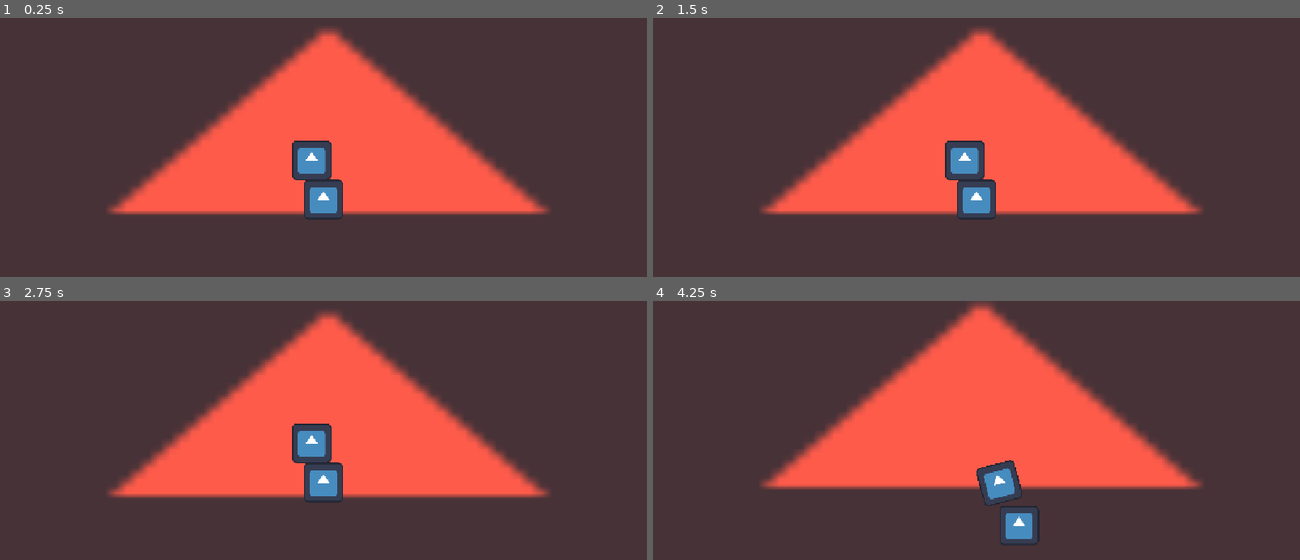
Above: before the commit, frames 1-4 (two rows, left to right).
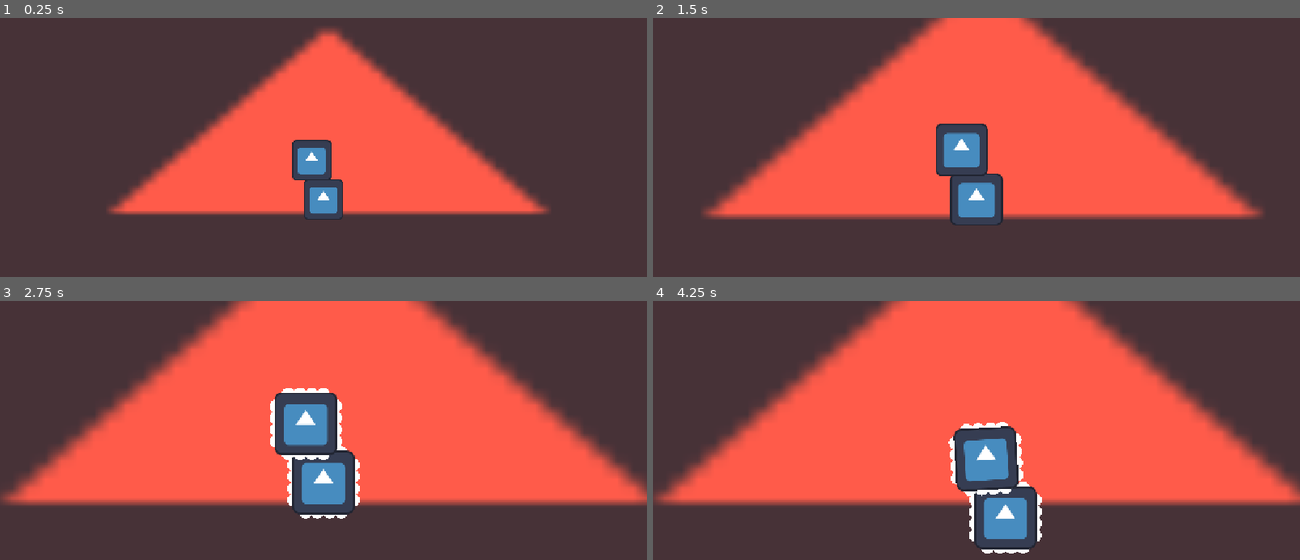
Above: after the commit, the same moments.

Repository: MBerkayY33/Gaypcan
Game: Godot game, scene res://Scenes/world.tscn
The game is run twice, just before and just after one commit, with the same random seed, the same clock (stepped at 60 frames per second) and the same inputs. The engine's default icon, where the game draws it, is replaced by a stand-in: a white triangle on a blue panel in a dark square.
Inputs (mouse positions are in pixels of both pictures, inside the frame that each line leads up to):
- Up to frame 1 (0.25 s): no input
- Up to frame 2 (1.5 s): tap Enter at 0.5 s; move the mouse to (1118, 181) at 0.52 s; tap E at 0.6, 1.35 s; click (1118, 181) at 0.67 s; move the mouse to (847, 217) at 1.27 s; click (847, 217) at 1.42 s
- Up to frame 3 (2.75 s): move the mouse to (388, 402) at 2.02 s; tap E at 2.1 s; click (388, 402) at 2.17 s
- Up to frame 4 (4.25 s): move the mouse to (944, 554) at 2.77 s; tap E at 2.85, 3.6 s; click (944, 554) at 2.92 s; move the mouse to (1170, 536) at 3.52 s; click (1170, 536) at 3.67 s

The runs differ from the first frame. In frame 1, 0.1% of the frame differs, in the area x 45-53%, y 47-78%; in frame 2, 21%; in frame 3, 36%, in the area x 0-100%, y 0-85%; in frame 4, 36%.

Commit message:
Canlı tasarlama editörü eklendi

Diff:
--- a/Scenes/body_part.tscn
+++ b/Scenes/body_part.tscn
@@ -5,6 +5,98 @@
 
 [sub_resource type="RectangleShape2D" id="RectangleShape2D_body"]
 size = Vector2(70, 70)
+
+[sub_resource type="Animation" id="Animation_mudx1"]
+length = 0.001
+tracks/0/type = "value"
+tracks/0/imported = false
+tracks/0/enabled = true
+tracks/0/path = NodePath("Sprite2D:scale")
+tracks/0/interp = 1
+tracks/0/loop_wrap = true
+tracks/0/keys = {
+"times": PackedFloat32Array(0),
+"transitions": PackedFloat32Array(1),
+"update": 0,
+"values": [Vector2(0.55, 0.55)]
+}
+tracks/1/type = "value"
+tracks/1/imported = false
+tracks/1/enabled = true
+tracks/1/path = NodePath("Sprite2D:modulate")
+tracks/1/interp = 1
+tracks/1/loop_wrap = true
+tracks/1/keys = {
+"times": PackedFloat32Array(0),
+"transitions": PackedFloat32Array(1),
+"update": 0,
+"values": [Color(1, 1, 1, 1)]
+}
+
+[sub_resource type="Animation" id="Animation_yghe4"]
+resource_name = "idle"
+length = 2.0
+loop_mode = 1
+tracks/0/type = "value"
+tracks/0/imported = false
+tracks/0/enabled = true
+tracks/0/path = NodePath("Sprite2D:scale")
+tracks/0/interp = 1
+tracks/0/loop_wrap = true
+tracks/0/keys = {
+"times": PackedFloat32Array(0, 1.01, 2),
+"transitions": PackedFloat32Array(1, 1, 1),
+"update": 0,
+"values": [Vector2(0.55, 0.55), Vector2(0.6, 0.6), Vector2(0.55, 0.55)]
+}
+tracks/1/type = "value"
+tracks/1/imported = false
+tracks/1/enabled = true
+tracks/1/path = NodePath("Sprite2D:modulate")
+tracks/1/interp = 1
+tracks/1/loop_wrap = true
+tracks/1/keys = {
+"times": PackedFloat32Array(0),
+"transitions": PackedFloat32Array(1),
+"update": 0,
+"values": [Color(1, 1, 1, 1)]
+}
+
+[sub_resource type="Animation" id="Animation_vgybq"]
+resource_name = "walk"
+length = 2.0333333
+loop_mode = 1
+tracks/0/type = "value"
+tracks/0/imported = false
+tracks/0/enabled = true
+tracks/0/path = NodePath("Sprite2D:scale")
+tracks/0/interp = 1
+tracks/0/loop_wrap = true
+tracks/0/keys = {
+"times": PackedFloat32Array(0, 0.99, 2.02),
+"transitions": PackedFloat32Array(1, 1, 1),
+"update": 0,
+"values": [Vector2(0.55, 0.55), Vector2(0.8, 0.8), Vector2(0.5531949, 0.5531949)]
+}
+tracks/1/type = "value"
+tracks/1/imported = false
+tracks/1/enabled = true
+tracks/1/path = NodePath("Sprite2D:modulate")
+tracks/1/interp = 1
+tracks/1/loop_wrap = true
+tracks/1/keys = {
+"times": PackedFloat32Array(0, 0.99, 1.99),
+"transitions": PackedFloat32Array(1, 1, 1),
+"update": 0,
+"values": [Color(1, 1, 1, 1), Color(1, 0.26666668, 1, 1), Color(1, 0.96954215, 1, 1)]
+}
+
+[sub_resource type="AnimationLibrary" id="AnimationLibrary_daw41"]
+_data = {
+&"RESET": SubResource("Animation_mudx1"),
+&"idle": SubResource("Animation_yghe4"),
+&"walk": SubResource("Animation_vgybq")
+}
 
 [node name="BodyPart" type="RigidBody2D" unique_id=1913924471]
 gravity_scale = 0.0
@@ -16,6 +108,9 @@
 
 [node name="CollisionShape2D" type="CollisionShape2D" parent="." unique_id=1026719464]
 shape = SubResource("RectangleShape2D_body")
+
+[node name="AnimationPlayer" type="AnimationPlayer" parent="." unique_id=987654322]
+libraries/ = SubResource("AnimationLibrary_daw41")
 
 [node name="Joints" type="Node2D" parent="." unique_id=982682196]
 
--- a/Scenes/gaypcan.tscn
+++ b/Scenes/gaypcan.tscn
@@ -4,59 +4,10 @@
 [ext_resource type="PackedScene" uid="uid://clwtp6g4utiox" path="res://Scenes/body_part.tscn" id="2_ys7nj"]
 [ext_resource type="Script" uid="uid://drrjusv4bd5to" path="res://Scripts/Gaypcan/states/idle_state.gd" id="3_idle"]
 [ext_resource type="Script" uid="uid://bxo0cw8v38rwe" path="res://Scripts/Gaypcan/states/walk_state.gd" id="4_walk"]
+[ext_resource type="Script" uid="uid://cv66nckcpsmbs" path="res://Scripts/Core/ingame_editor.gd" id="5_editor"]
 
 [sub_resource type="RectangleShape2D" id="RectangleShape2D_yf5fn"]
 size = Vector2(63.51, 20)
-
-[sub_resource type="Animation" id="Animation_ys7nj"]
-length = 0.001
-
-[sub_resource type="Animation" id="Animation_ywcne"]
-resource_name = "idle"
-length = 2.0
-loop_mode = 1
-markers = [{
-"color": Color(1, 1, 1, 1),
-"name": &"new_marker_2",
-"time": -1.3666667
-}]
-
-[sub_resource type="Animation" id="Animation_rxur6"]
-resource_name = "walk"
-loop_mode = 1
-
-[sub_resource type="AnimationLibrary" id="AnimationLibrary_ys7nj"]
-_data = {
-&"RESET": SubResource("Animation_ys7nj"),
-&"idle": SubResource("Animation_ywcne"),
-&"walk": SubResource("Animation_rxur6")
-}
-
-[sub_resource type="AnimationNodeAnimation" id="AnimationNodeAnimation_ywcne"]
-animation = &"idle"
-
-[sub_resource type="AnimationNodeAnimation" id="AnimationNodeAnimation_ys7nj"]
-animation = &"walk"
-
-[sub_resource type="AnimationNodeStateMachineTransition" id="AnimationNodeStateMachineTransition_rxur6"]
-xfade_time = 0.2
-advance_mode = 2
-
-[sub_resource type="AnimationNodeStateMachineTransition" id="AnimationNodeStateMachineTransition_idle_to_walk"]
-xfade_time = 0.2
-
-[sub_resource type="AnimationNodeStateMachineTransition" id="AnimationNodeStateMachineTransition_walk_to_idle"]
-xfade_time = 0.2
-
-[sub_resource type="AnimationNodeStateMachine" id="AnimationNodeStateMachine_pwnhl"]
-states/End/position = Vector2(825, 100)
-states/Start/position = Vector2(128, 100)
-states/idle/node = SubResource("AnimationNodeAnimation_ywcne")
-states/idle/position = Vector2(445, 100)
-states/walk/node = SubResource("AnimationNodeAnimation_ys7nj")
-states/walk/position = Vector2(593.1838, 100)
-transitions = ["Start", "idle", SubResource("AnimationNodeStateMachineTransition_rxur6"), "idle", "walk", SubResource("AnimationNodeStateMachineTransition_idle_to_walk"), "walk", "idle", SubResource("AnimationNodeStateMachineTransition_walk_to_idle")]
-graph_offset = Vector2(-87.816216, 0)
 
 [node name="Gaypcan" type="CharacterBody2D" unique_id=1344987193]
 script = ExtResource("1_ywcne")
@@ -68,13 +19,6 @@
 [node name="ZeminKontrol" type="ShapeCast2D" parent="CevreKontrol" unique_id=139933779]
 shape = SubResource("RectangleShape2D_yf5fn")
 target_position = Vector2(1, 41)
-
-[node name="AnimationPlayer" type="AnimationPlayer" parent="." unique_id=1593886793]
-libraries/ = SubResource("AnimationLibrary_ys7nj")
-
-[node name="AnimationTree" type="AnimationTree" parent="." unique_id=1382481616]
-tree_root = SubResource("AnimationNodeStateMachine_pwnhl")
-anim_player = NodePath("../AnimationPlayer")
 
 [node name="Camera2D" type="Camera2D" parent="." unique_id=1413804993]
 position_smoothing_enabled = true
@@ -95,3 +39,6 @@
 
 [node name="Walk" type="Node" parent="States" unique_id=618731249]
 script = ExtResource("4_walk")
+
+[node name="IngameEditor" type="Node" parent="." unique_id=987654321]
+script = ExtResource("5_editor")
--- a/Scripts/Core/body_part.gd
+++ b/Scripts/Core/body_part.gd
@@ -4,7 +4,59 @@
 ## Modüler Vücut Parçası — 16 Bağlantı Noktalı Fiziksel Parça
 ## Her kenarında 4 adet eklem (PinJoint2D) bulunur.
 ## Inspector'dan hedef parçaları atayarak fiziksel bağlantı kurabilirsiniz.
+## Inspector'dan hedef parçaları atayarak fiziksel bağlantı kurabilirsiniz.
 ## Editable Children açmanıza gerek yoktur.
+
+signal slot_clicked(body_part: Node, slot_name: String)
+
+var is_ingame_editor_active: bool = false:
+	set(v):
+		is_ingame_editor_active = v
+		queue_redraw()
+
+var _all_joints = [
+	"Top_1", "Top_2", "Top_3", "Top_4",
+	"Bottom_1", "Bottom_2", "Bottom_3", "Bottom_4",
+	"Left_1", "Left_2", "Left_3", "Left_4",
+	"Right_1", "Right_2", "Right_3", "Right_4"
+]
+
+# ==========================================
+# OYUN İÇİ EDİTÖR ÇİZİMİ VE TIKLAMA
+# ==========================================
+func _draw() -> void:
+	if not is_ingame_editor_active:
+		return
+
+	for j_name in _all_joints:
+		var joint = get_node_or_null("Joints/" + j_name)
+		if not joint:
+			continue
+
+		var target_path = get(j_name.to_lower())
+		var is_connected = target_path != null and not target_path.is_empty()
+
+		var color = Color.RED if is_connected else Color.WHITE
+		draw_circle(joint.position, 8.0, color)
+
+func _unhandled_input(event: InputEvent) -> void:
+	if not is_ingame_editor_active:
+		return
+
+	if event is InputEventMouseButton and event.pressed and event.button_index == MOUSE_BUTTON_LEFT:
+		var local_mouse = get_local_mouse_position()
+
+		for j_name in _all_joints:
+			var joint = get_node_or_null("Joints/" + j_name)
+			if not joint: continue
+
+			if local_mouse.distance_to(joint.position) <= 10.0:
+				var target_path = get(j_name.to_lower())
+				var is_connected = target_path != null and not target_path.is_empty()
+				if not is_connected:
+					slot_clicked.emit(self, j_name)
+					get_viewport().set_input_as_handled()
+				return
 
 # ==========================================
 # TOP CONNECTIONS
@@ -245,3 +297,11 @@
 
 	# Aşırı sallanmayı durdurmak için açısal sönümleme
 	state.angular_velocity *= 0.90
+
+# ==========================================
+# ANİMASYON YÖNETİMİ
+# ==========================================
+func play_animation(anim_name: String) -> void:
+	var anim_player = get_node_or_null("AnimationPlayer")
+	if anim_player and anim_player.has_animation(anim_name):
+		anim_player.play(anim_name)
--- a/Scripts/Core/creature.gd
+++ b/Scripts/Core/creature.gd
@@ -24,7 +24,7 @@
 # =============================================
 ## Sprite node referansı (Sprite2D veya AnimatedSprite2D – _ready'de bulunur)
 var sprite_node = null
-@onready var anim_tree: AnimationTree = $AnimationTree
+@onready var anim_tree: AnimationTree = get_node_or_null("AnimationTree")
 var anim_state_machine: AnimationNodeStateMachinePlayback = null
 var use_anim_tree: bool = false
 
@@ -180,6 +180,11 @@
 			if sprite_node.sprite_frames and sprite_node.sprite_frames.has_animation(anim_name):
 				sprite_node.play(anim_name)
 
+	# Bütün BodyPart çocuklarına animasyonu haber ver
+	for child in get_children():
+		if child.has_method("play_animation"):
+			child.play_animation(anim_name)
+
 
 # =============================================
 # ALT SINIFLAR İÇİN
--- /dev/null
+++ b/Scripts/Core/ingame_editor.gd
@@ -0,0 +1,117 @@
+extends Node
+class_name IngameEditor
+
+var is_editor_mode: bool = false
+var editor_ui: CanvasLayer
+var add_part_btn: Button
+
+var last_clicked_part: Node
+var last_clicked_slot: String
+
+@onready var creature: Creature = get_parent() as Creature
+
+func _ready() -> void:
+	_setup_editor_ui()
+	# Bir frame bekle ki tüm body partlar hazır olsun
+	call_deferred("_connect_existing_parts", creature)
+
+func _setup_editor_ui() -> void:
+	editor_ui = CanvasLayer.new()
+	editor_ui.layer = 100
+	add_child(editor_ui)
+
+	add_part_btn = Button.new()
+	add_part_btn.text = " Parça Ekle "
+	add_part_btn.hide()
+	add_part_btn.pressed.connect(_on_add_part_pressed)
+	editor_ui.add_child(add_part_btn)
+
+func _input(event: InputEvent) -> void:
+	if event is InputEventKey and event.keycode == KEY_E and event.pressed and not event.echo:
+		_toggle_editor_mode()
+
+	if is_editor_mode and event is InputEventMouseButton and event.pressed and event.button_index == MOUSE_BUTTON_LEFT:
+		var m_pos = get_viewport().get_mouse_position()
+		if not add_part_btn.get_global_rect().has_point(m_pos):
+			add_part_btn.hide()
+
+var original_camera_pos: Vector2 = Vector2.ZERO
+var original_camera_zoom: Vector2 = Vector2.ONE
+
+func _toggle_editor_mode() -> void:
+	is_editor_mode = not is_editor_mode
+
+	var camera = creature.get_node_or_null("Camera2D")
+	var govde = creature.get_node_or_null("Govde")
+
+	if is_editor_mode:
+		creature.velocity = Vector2.ZERO
+		creature.change_state("idle")
+
+		# Kamerayı gövdeye odakla ve yakınlaş
+		if camera and govde:
+			original_camera_pos = camera.position
+			original_camera_zoom = camera.zoom
+
+			var tween = create_tween().set_parallel(true)
+			tween.tween_property(camera, "position", govde.position, 0.5).set_ease(Tween.EASE_OUT).set_trans(Tween.TRANS_QUAD)
+			tween.tween_property(camera, "zoom", Vector2(1.5, 1.5), 0.5).set_ease(Tween.EASE_OUT).set_trans(Tween.TRANS_QUAD)
+	else:
+		add_part_btn.hide()
+
+		# Kamerayı eski haline döndür
+		if camera:
+			var tween = create_tween().set_parallel(true)
+			tween.tween_property(camera, "position", original_camera_pos, 0.5).set_ease(Tween.EASE_OUT).set_trans(Tween.TRANS_QUAD)
+			tween.tween_property(camera, "zoom", original_camera_zoom, 0.5).set_ease(Tween.EASE_OUT).set_trans(Tween.TRANS_QUAD)
+
+	_set_editor_mode_for_parts(creature, is_editor_mode)
+
+func _set_editor_mode_for_parts(node: Node, mode: bool) -> void:
+	for child in node.get_children():
+		if "is_ingame_editor_active" in child:
+			child.is_ingame_editor_active = mode
+		_set_editor_mode_for_parts(child, mode)
+
+func _connect_existing_parts(node: Node) -> void:
+	for child in node.get_children():
+		if child.has_signal("slot_clicked"):
+			if not child.slot_clicked.is_connected(_on_slot_clicked):
+				child.slot_clicked.connect(_on_slot_clicked)
+		_connect_existing_parts(child)
+
+func _on_slot_clicked(body_part: Node, slot_name: String) -> void:
+	last_clicked_part = body_part
+	last_clicked_slot = slot_name
+
+	add_part_btn.global_position = get_viewport().get_mouse_position()
+	add_part_btn.show()
+
+func _on_add_part_pressed() -> void:
+	add_part_btn.hide()
+
+	if not last_clicked_part or not is_instance_valid(last_clicked_part):
+		return
+
+	var body_part_scene = load("res://Scenes/body_part.tscn")
+	var new_part = body_part_scene.instantiate()
+	new_part.name = "BodyPart_" + str(Time.get_ticks_msec())
+
+	creature.add_child(new_part)
+
+	var joint = last_clicked_part.get_node_or_null("Joints/" + last_clicked_slot)
+	if joint:
+		var offset = Vector2.ZERO
+		if last_clicked_slot.begins_with("Top"): offset = Vector2(0, -35)
+		elif last_clicked_slot.begins_with("Bottom"): offset = Vector2(0, 35)
+		elif last_clicked_slot.begins_with("Left"): offset = Vector2(-35, 0)
+		elif last_clicked_slot.begins_with("Right"): offset = Vector2(35, 0)
+
+		var rotated_offset = offset.rotated(last_clicked_part.global_rotation)
+		new_part.global_position = joint.global_position + rotated_offset
+
+	new_part.slot_clicked.connect(_on_slot_clicked)
+	new_part.is_ingame_editor_active = true
+
+	var relative_path = last_clicked_part.get_path_to(new_part)
+	last_clicked_part.set(last_clicked_slot.to_lower(), relative_path)
--- a/Scripts/Gaypcan/gaypcan.gd
+++ b/Scripts/Gaypcan/gaypcan.gd
@@ -30,3 +30,11 @@
 		walk_state.set_target(target)
 	if current_state == states.get("idle") or current_state == states.get("walk"):
 		change_state("walk")
+
+
+func change_state(new_state_name: String) -> void:
+	# Eğer editör modundaysak, sadece 'idle' (bekleme) durumuna geçişe izin ver
+	var editor = get_node_or_null("IngameEditor")
+	if editor and editor.is_editor_mode and new_state_name != "idle":
+		return
+	super(new_state_name)
Not shown, added: Scripts/Core/ingame_editor.gd.uid
